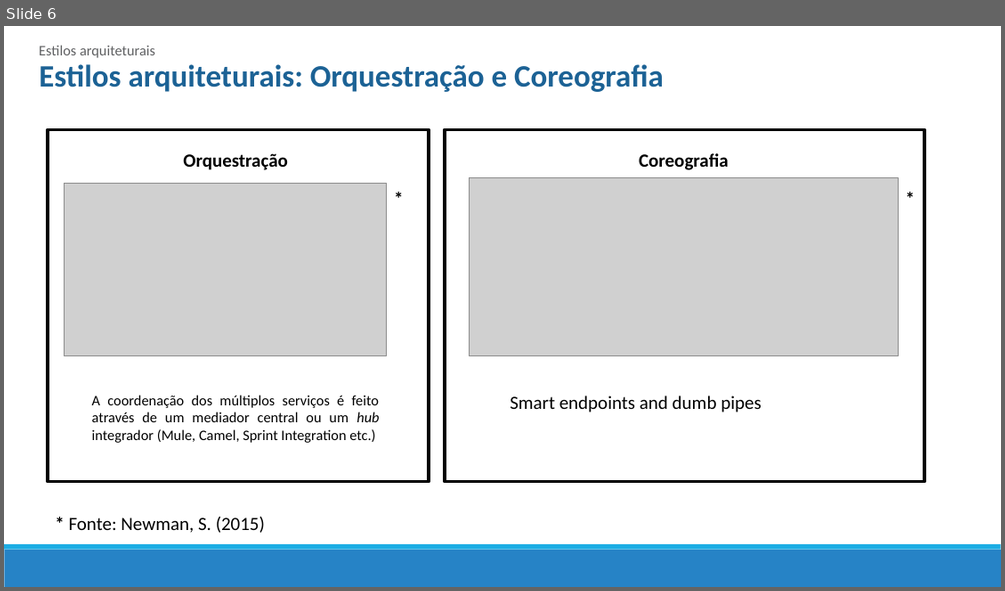
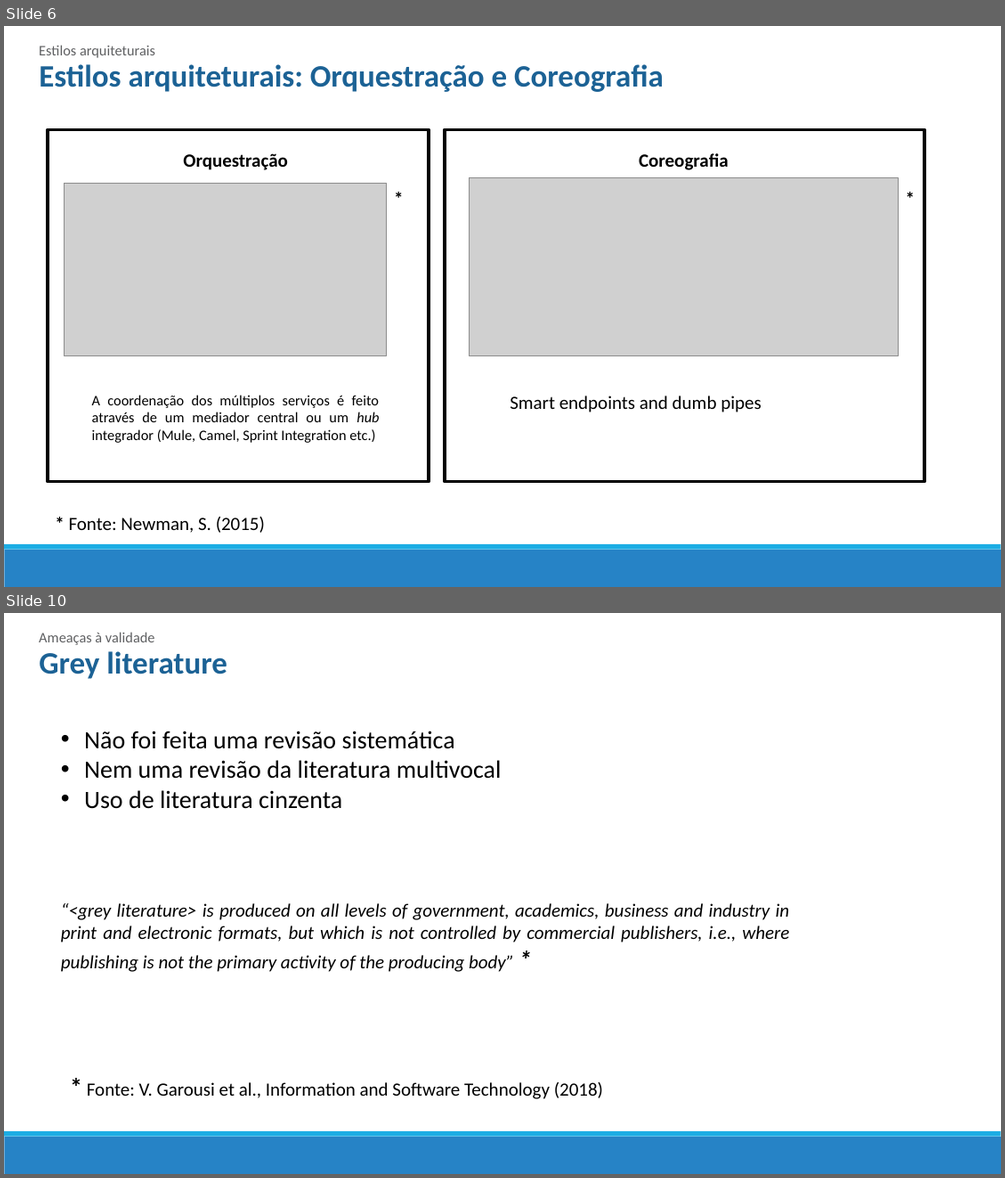
Before and after one commit to mrezende/architecture-discipline, a slide deck: article-presentation/Artigo.pptx. Shown one above the other, each under a label of ours: slide 6 before the commit, slides 6 and 10 after it; the slides between them are not shown. The pictures are 1005x591 and 1005x1178 pixels, drawn with LibreOffice and Linux fonts; fonts in the diff are those of the drawing; grey boxes stand for pictures. Boxes give left, top, right and bottom in pixels: in the first picture for what was removed or moved away, otherwise in the second. Text is boxed around its words. In the diff, an @@ line names an element or a change of style, - is before the commit and + after.

```diff
--- a/article-presentation/Artigo.pptx
+++ b/article-presentation/Artigo.pptx
@@ slide 10 added at (4, 613, 1001, 1174), background #FFFFFF; not listed: 2 template elements that a slide beside it also shows @@
@@ text added at (39, 632, 155, 645), 14 pt, text #5F6062 @@
+Ameaças à validade
@@ text added at (39, 651, 227, 679), 30 pt, text #1D6294, bold @@
+Grey literature
@@ text added at (84, 730, 502, 809), 24 pt, text #000000 @@
+• Não foi feita uma revisão sistemática
+• Nem uma revisão da literatura multivocal
+• Uso de literatura cinzenta
@@ text added at (61, 903, 790, 972), 18 pt, text #000000, italic @@
+“<grey literature> is produced on all levels of government, academics, business and industry in print and electronic formats, but which is not controlled by commercial publishers, i.e., where publishing is not the primary activity of the producing body” *
@@ text added at (87, 1082, 603, 1099), 18 pt, text #000000 @@
+* Fonte: V. Garousi et al., Information and Software Technology (2018)
```
Also in this commit, not shown: 2 slides changed, 3 other slides added, 15 slides removed.
